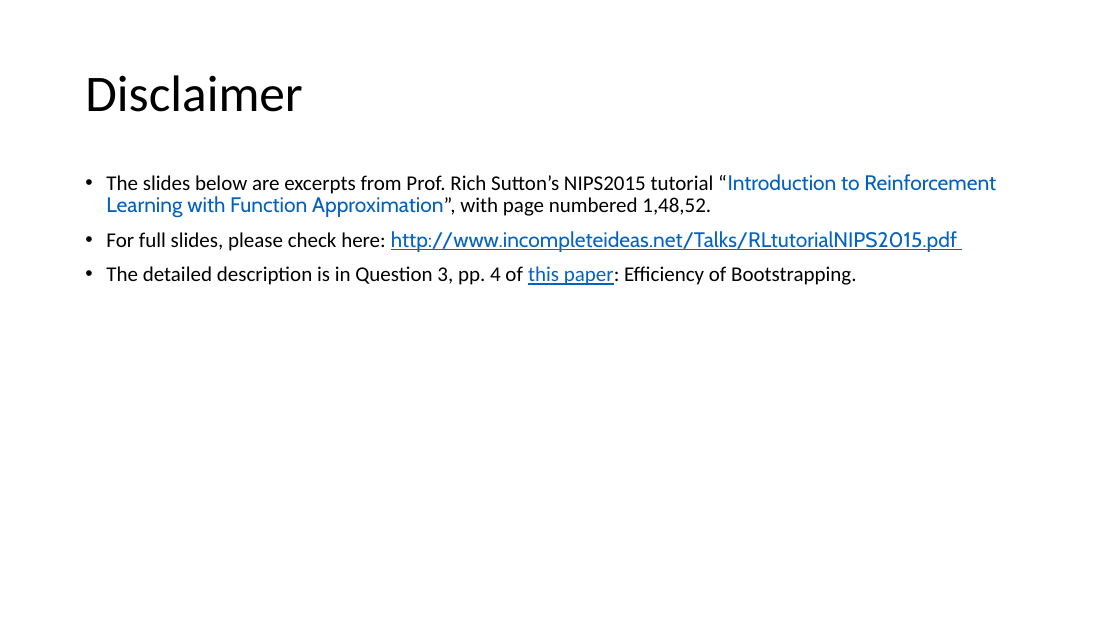
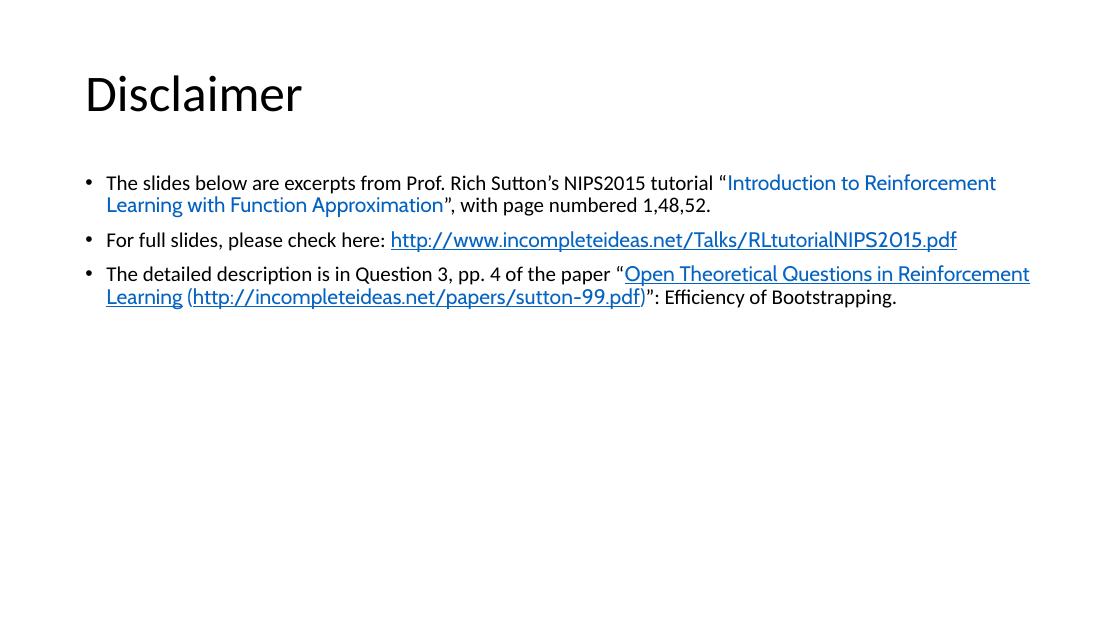
Before and after one commit to liubo-cs/liubo-cs.github.io, a slide deck: slide 1 of files/disclaimer.pptx. Drawn at 1120x630 pixels with LibreOffice and Linux fonts; fonts in the diff are those of the drawing. Boxes give left, top, right and bottom in pixels: in the first picture for what was removed or moved away, otherwise in the second. Text is boxed around its words. In the diff, an @@ line names an element or a change of style, - is before the commit and + after.

```diff
--- a/files/disclaimer.pptx
+++ b/files/disclaimer.pptx
@@ text at (106,265,1030,310): text changed; font Calibri to Cabin; text colour #000000 to #0563C1 @@
-• The detailed description is in Question 3, pp. 4 of this paper: Efficiency of Bootstrapping.
+• The detailed description is in Question 3, pp. 4 of the paper “Open Theoretical Questions in Reinforcement Learning (http://incompleteideas.net/papers/sutton-99.pdf)”: Efficiency of Bootstrapping.
```
